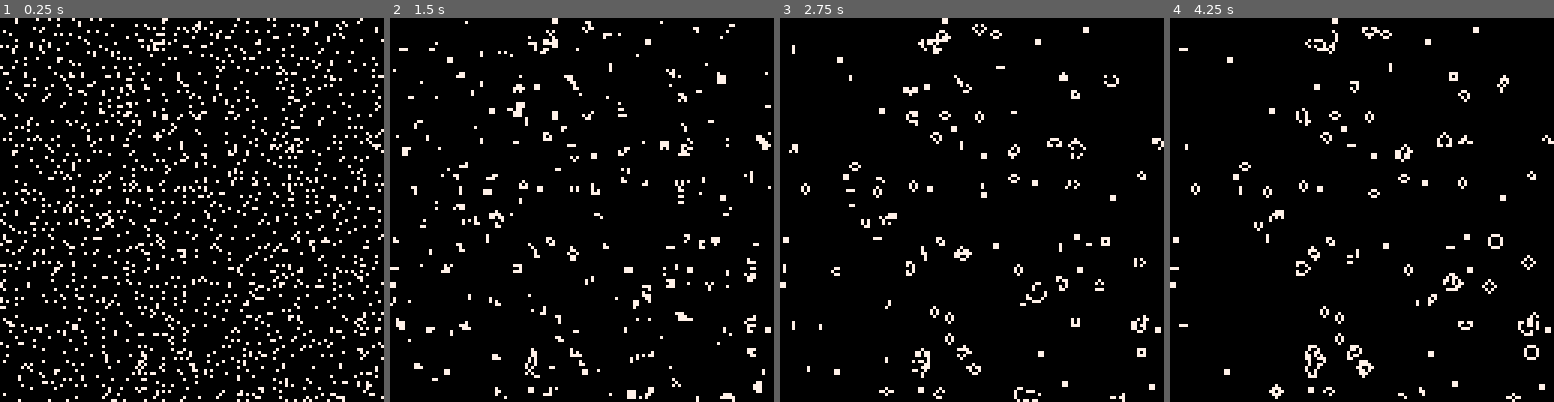
Above: before the commit, frames 1-4 (left to right).
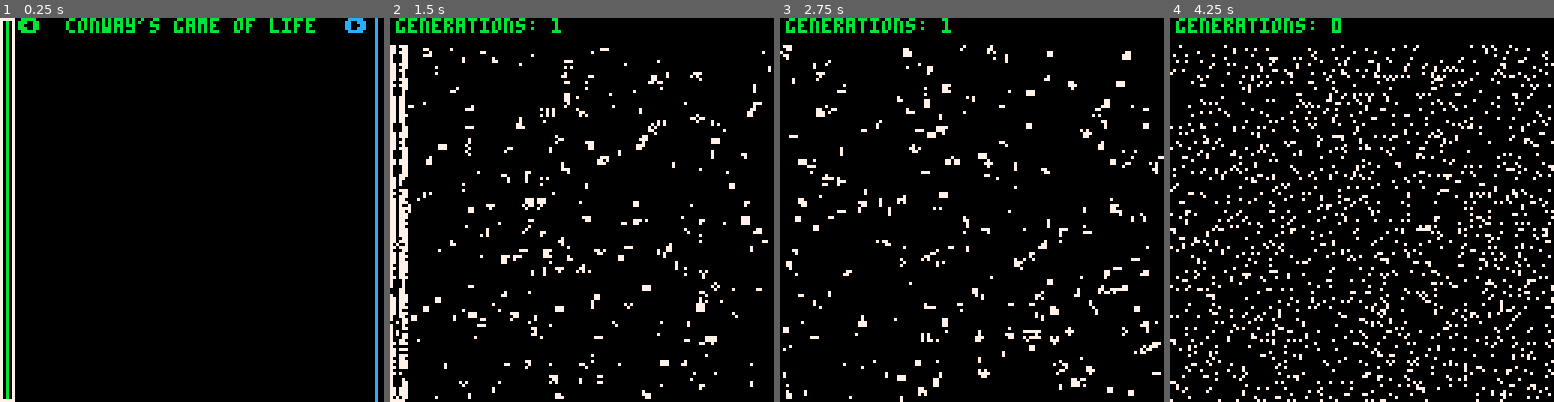
Above: after the commit, the same moments.

Repository: eduszesz/shmup
Game: PICO-8 cartridge glpixel.p8
The game is run twice, just before and just after one commit, with the same random seed, the same clock (stepped at 60 frames per second) and the same inputs.
Inputs:
- Up to frame 1 (0.25 s): no input
- Up to frame 2 (1.5 s): tap X (X key) at 0.33, 1.07 s; tap O (Z key) at 0.7 s
- Up to frame 3 (2.75 s): hold Right 1.6-2.1 s; tap O (Z key) at 1.7, 2.1, 2.5 s; tap X (X key) at 1.85 s; hold Up 2.15-2.42 s; hold Right from 2.47 s (still down)
- Up to frame 4 (4.25 s): tap O (Z key) every 0.4 s from 2.9 to 4.1 s; tap X (X key) at 2.97, 4.08 s; release Right at 3.03 s; hold Left 3.08-3.58 s; hold Down 3.63-3.97 s; hold Right from 4.02 s (still down)

The runs differ from the first frame. In frame 1, 14% of the frame differs, in the area x 0-100%, y 0-100%; in frame 2, 11%; in frame 3, 8.1%; in frame 4, 13%.

Commit message:
state machine

Diff:
--- a/glpixel.p8
+++ b/glpixel.p8
@@ -6,36 +6,60 @@
 
 function _init()
 	t=0
+	state="start"
+	ngen=0
+	ypop=0
+	yspd=0
+	selc=0
+	initpop=0.1
+	genspd=3
 	debug={}
 	agen={}
 	emptymap()
-	firstgen()
-	gridst()
-	curx=0
-	cury=0
+
+
 end
 
 function _update()
 	t+=1
-	if btnp(⬅️) then
-		curx-=8
+	if state=="start"then
+		if btnp(⬅️) then
+			selc=0
+		end
+		if btnp(➡️) then
+			selc=1
+		end
+		if selc==0 then
+			if btn(⬆️) then
+				ypop-=1
+			end
+			if btn(⬇️) then
+				ypop+=1
+			end
+		end
+		if selc==1 then
+			if btn(⬆️) then
+				yspd-=1
+			end
+			if btn(⬇️) then
+				yspd+=1
+			end
+		end
+		if btnp(❎)then
+			firstgen()
+			gridst()
+			state="game"
+		end
 	end
-	if btnp(➡️) then
-		curx+=8
-	end
-	if btnp(⬆️) then
-		cury-=8
-	end
-	if btnp(⬇️) then
-		cury+=8
-	end
-	if btnp(🅾️) then
-		getnb(curx,cury)
-	end
-	--if btnp(❎) then
-	if t%3==0 then
-		upstate()
-		gridst()
+	if state=="game" then
+		if t%genspd==0 then
+			upstate()
+			gridst()
+			ngen+=1
+		end
+		if btnp(🅾️) then
+			resetsim()
+		end
 	end
 end
 
@@ -45,9 +69,25 @@
 	for i=1,#debug do
 		print(debug[i],2,-1+i*9,8)
 	end
-	spr(3,curx,cury)
-	for g in all(agen) do
-		pset(g.x,g.y,g.sp)
+	if state=="start" then
+		line(2,127,2,ypop,11)
+		line(125,127,125,yspd,12)
+		if selc==0 then
+			rect(0,0,4,127,7)
+		else
+			rect(123,0,127,127,7)
+		end
+		print("⬅️",6,ypop,11)
+		print("➡️",115,yspd,12)
+		print("conway's game of life",22,0,11)
+	end
+
+
+	if state=="game" then
+		for g in all(agen) do
+			pset(g.x,g.y,g.sp)
+		end
+		print("generations: "..ngen,2,0,11)
 	end
 end
 
@@ -61,9 +101,9 @@
 
 function firstgen()
 	for x=0,127 do
-		for y=0,127 do
+		for y=9,127 do
 			local sp=0
-			if rnd()<0.1 then
+			if rnd()<initpop then
 				sp=7
 				pset(x,y,sp)
 			end
@@ -73,24 +113,6 @@
 	end
 end
 
-function getnb(_x,_y,_m)
-		if _m==nil then
-			x,y=_x,_y
-		end
-		local nb=0
-		for i=-1,1 do
-			for j=-1,1 do
-				if pget(x+i,y+j)==7 then
-					nb+=1
-				end
-			end
-		end
-		if pget(x,y)==7 then
-			nb-=1
-		end
-
-		add(debug,nb)
-end
 
 function gridst()
 	for g in all(agen) do
@@ -126,12 +148,24 @@
 		pset(g.x,g.y,g.sp)
 	end
 end
+
+function resetsim()
+	t=0
+	--state="start"
+	ngen=0
+	initpop=0.1
+	genspd=3
+	debug={}
+	agen={}
+	emptymap()
+	firstgen()
+	gridst()
+
+end
 __gfx__
-00000000666666666666666688000088000000000000000000000000000000000000000000000000000000000000000000000000000000000000000000000000
-000000006000000d6777777d80000008000000000000000000000000000000000000000000000000000000000000000000000000000000000000000000000000
-007007006000000d6777777d00000000000000000000000000000000000000000000000000000000000000000000000000000000000000000000000000000000
-000770006000000d6777777d00000000000000000000000000000000000000000000000000000000000000000000000000000000000000000000000000000000
-000770006000000d6777777d00000000000000000000000000000000000000000000000000000000000000000000000000000000000000000000000000000000
-007007006000000d6777777d00000000000000000000000000000000000000000000000000000000000000000000000000000000000000000000000000000000
-000000006000000d6777777d80000008000000000000000000000000000000000000000000000000000000000000000000000000000000000000000000000000
-000000006ddddddd6ddddddd88000088000000000000000000000000000000000000000000000000000000000000000000000000000000000000000000000000
+00000000000000000000000000000000000000000000000000000000000000000000000000000000000000000000000000000000000000000000000000000000
+00000000000000000000000000000000000000000000000000000000000000000000000000000000000000000000000000000000000000000000000000000000
+00700700000000000000000000000000000000000000000000000000000000000000000000000000000000000000000000000000000000000000000000000000
+00077000000000000000000000000000000000000000000000000000000000000000000000000000000000000000000000000000000000000000000000000000
+00077000000000000000000000000000000000000000000000000000000000000000000000000000000000000000000000000000000000000000000000000000
+00700700000000000000000000000000000000000000000000000000000000000000000000000000000000000000000000000000000000000000000000000000
